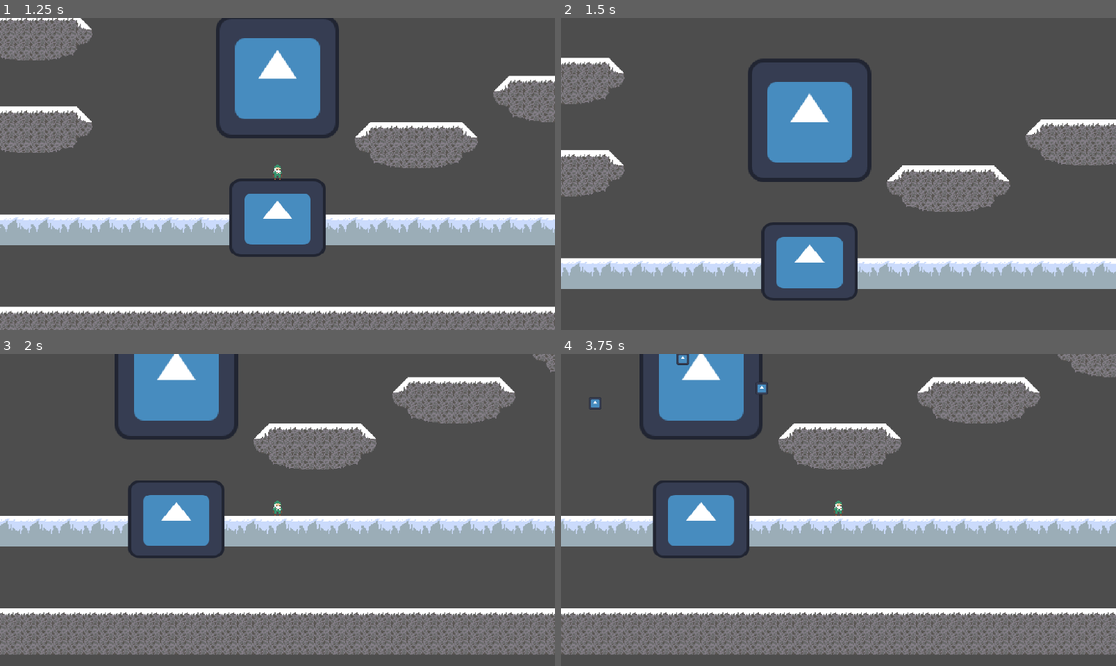
Above: before the commit, frames 1-4 (two rows, left to right).
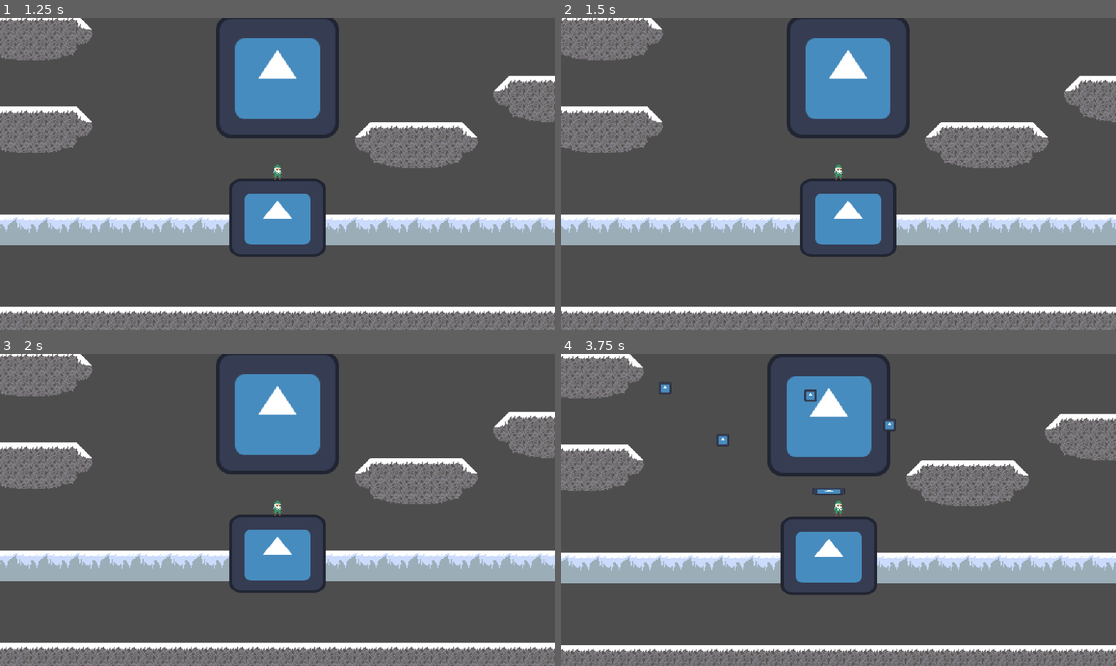
Above: after the commit, the same moments.

Repository: Wilisimple4u/GameJamOnlyOne
Game: Godot game, scene res://Main menu.tscn
The game is run twice, just before and just after one commit, with the same random seed, the same clock (stepped at 60 frames per second) and the same inputs. The engine's default icon, where the game draws it, is replaced by a stand-in: a white triangle on a blue panel in a dark square.
Inputs (mouse positions are in pixels of both pictures, inside the frame that each line leads up to):
- Up to frame 1 (1.25 s): click "New Game" at 0.5 s
- Up to frame 2 (1.5 s): tap Enter (ui_accept) at 1.25 s; move the mouse to (960, 158) at 1.27 s; hold Right (ui_right) from 1.28 s (still down); tap A (A_Key, bound only after the commit) at 1.35 s
- Up to frame 3 (2 s): keep holding Right (ui_right); tap Enter (ui_accept) at 1.52, 1.82 s; tap D (D_Key, bound only after the commit) at 1.55 s
- Up to frame 4 (3.75 s): move the mouse to (727, 525) at 2.02 s; tap D (D_Key, bound only after the commit) at 2.1 s; tap Enter (ui_accept) at 2.27, 2.57 s; click (727, 525) at 2.3 s; move the mouse to (894, 441) at 2.77 s; release Right (ui_right) at 2.78 s; hold Left (ui_left) 2.78-3.53 s; click (894, 441) at 2.85 s; tap W (W_and_Space_Key, bound only after the commit) at 3.05, 3.6 s; move the mouse to (810, 572) at 3.52 s; hold Right (ui_right) from 3.53 s (still down)

Frame 1 is identical in both runs. In frame 2, 48% of the frame differs, in the area x 0-100%, y 0-100%; in frame 3, 55%; in frame 4, 55%.

Commit message:
WorkingWASDandMouseClick

Diff:
--- a/Prof of concept GameJam/OneStepAtTheTime/ObjectScenes/rock.gd
+++ b/Prof of concept GameJam/OneStepAtTheTime/ObjectScenes/rock.gd
@@ -1,5 +1,5 @@
 extends RigidBody2D
 
-func _on_area_2d_body_entered(body):
+func _on_area_2d_body_entered(_body):
 		print("Rock Delete!")
 		queue_free()
--- a/Prof of concept GameJam/OneStepAtTheTime/Scripts/Platform_spawner.gd
+++ b/Prof of concept GameJam/OneStepAtTheTime/Scripts/Platform_spawner.gd
@@ -4,7 +4,7 @@
 
 
 func _physics_process(_delta):
-	if Input.is_action_just_pressed("mouse_click"):
+	if Input.is_action_just_pressed("Mouse_LeftClick"):
 		spawnplatform()
 		print("platform placed")
 
--- a/Prof of concept GameJam/OneStepAtTheTime/Scripts/Player_char_Move.gd
+++ b/Prof of concept GameJam/OneStepAtTheTime/Scripts/Player_char_Move.gd
@@ -16,7 +16,7 @@
 		velocity += get_gravity() * delta
 
 	# Handle jump.
-	if Input.is_action_just_pressed("ui_accept") and is_on_floor():
+	if Input.is_action_just_pressed("W_and_Space_Key") and is_on_floor():
 		velocity.y = JUMP_VELOCITY
 
 #Platform Spawing input command
@@ -26,7 +26,7 @@
 
 	# Get the input direction and handle the movement/deceleration.
 	# As good practice, you should replace UI actions with custom gameplay actions.
-	var direction := Input.get_axis("ui_left", "ui_right")
+	var direction := Input.get_axis("A_Key", "D_Key")
 	if direction:
 		velocity.x = direction * SPEED
 	else:
--- a/Prof of concept GameJam/project.godot
+++ b/Prof of concept GameJam/project.godot
@@ -19,6 +19,50 @@
 
 window/stretch/scale=2.0
 
+[input]
+
+W_Key={
+"deadzone": 0.2,
+"events": [Object(InputEventKey,"resource_local_to_scene":false,"resource_name":"","device":0,"window_id":0,"alt_pressed":false,"shift_pressed":false,"ctrl_pressed":false,"meta_pressed":false,"pressed":false,"keycode":0,"physical_keycode":87,"key_label":0,"unicode":0,"location":0,"echo":false,"script":null)
+]
+}
+A_Key={
+"deadzone": 0.2,
+"events": [Object(InputEventKey,"resource_local_to_scene":false,"resource_name":"","device":0,"window_id":0,"alt_pressed":false,"shift_pressed":false,"ctrl_pressed":false,"meta_pressed":false,"pressed":false,"keycode":0,"physical_keycode":65,"key_label":0,"unicode":0,"location":0,"echo":false,"script":null)
+]
+}
+D_Key={
+"deadzone": 0.2,
+"events": [Object(InputEventKey,"resource_local_to_scene":false,"resource_name":"","device":0,"window_id":0,"alt_pressed":false,"shift_pressed":false,"ctrl_pressed":false,"meta_pressed":false,"pressed":false,"keycode":0,"physical_keycode":68,"key_label":0,"unicode":0,"location":0,"echo":false,"script":null)
+]
+}
+S_Key={
+"deadzone": 0.2,
+"events": [Object(InputEventKey,"resource_local_to_scene":false,"resource_name":"","device":0,"window_id":0,"alt_pressed":false,"shift_pressed":false,"ctrl_pressed":false,"meta_pressed":false,"pressed":false,"keycode":0,"physical_keycode":83,"key_label":0,"unicode":0,"location":0,"echo":false,"script":null)
+]
+}
+Space_Key={
+"deadzone": 0.2,
+"events": [Object(InputEventKey,"resource_local_to_scene":false,"resource_name":"","device":-1,"window_id":0,"alt_pressed":false,"shift_pressed":false,"ctrl_pressed":false,"meta_pressed":false,"pressed":false,"keycode":0,"physical_keycode":32,"key_label":0,"unicode":32,"location":0,"echo":false,"script":null)
+]
+}
+W_and_Space_Key={
+"deadzone": 0.2,
+"events": [Object(InputEventKey,"resource_local_to_scene":false,"resource_name":"","device":-1,"window_id":0,"alt_pressed":false,"shift_pressed":false,"ctrl_pressed":false,"meta_pressed":false,"pressed":false,"keycode":0,"physical_keycode":87,"key_label":0,"unicode":119,"location":0,"echo":false,"script":null)
+, Object(InputEventKey,"resource_local_to_scene":false,"resource_name":"","device":-1,"window_id":0,"alt_pressed":false,"shift_pressed":false,"ctrl_pressed":false,"meta_pressed":false,"pressed":false,"keycode":0,"physical_keycode":32,"key_label":0,"unicode":32,"location":0,"echo":false,"script":null)
+]
+}
+Mouse_LeftClick={
+"deadzone": 0.2,
+"events": [Object(InputEventMouseButton,"resource_local_to_scene":false,"resource_name":"","device":-1,"window_id":0,"alt_pressed":false,"shift_pressed":false,"ctrl_pressed":false,"meta_pressed":false,"button_mask":1,"position":Vector2(86, 4),"global_position":Vector2(95, 52),"factor":1.0,"button_index":1,"canceled":false,"pressed":true,"double_click":false,"script":null)
+]
+}
+Mouse_RightClick={
+"deadzone": 0.2,
+"events": [Object(InputEventMouseButton,"resource_local_to_scene":false,"resource_name":"","device":-1,"window_id":0,"alt_pressed":false,"shift_pressed":false,"ctrl_pressed":false,"meta_pressed":false,"button_mask":2,"position":Vector2(157, 24),"global_position":Vector2(166, 72),"factor":1.0,"button_index":2,"canceled":false,"pressed":true,"double_click":false,"script":null)
+]
+}
+
 [rendering]
 
 textures/canvas_textures/default_texture_filter=0
